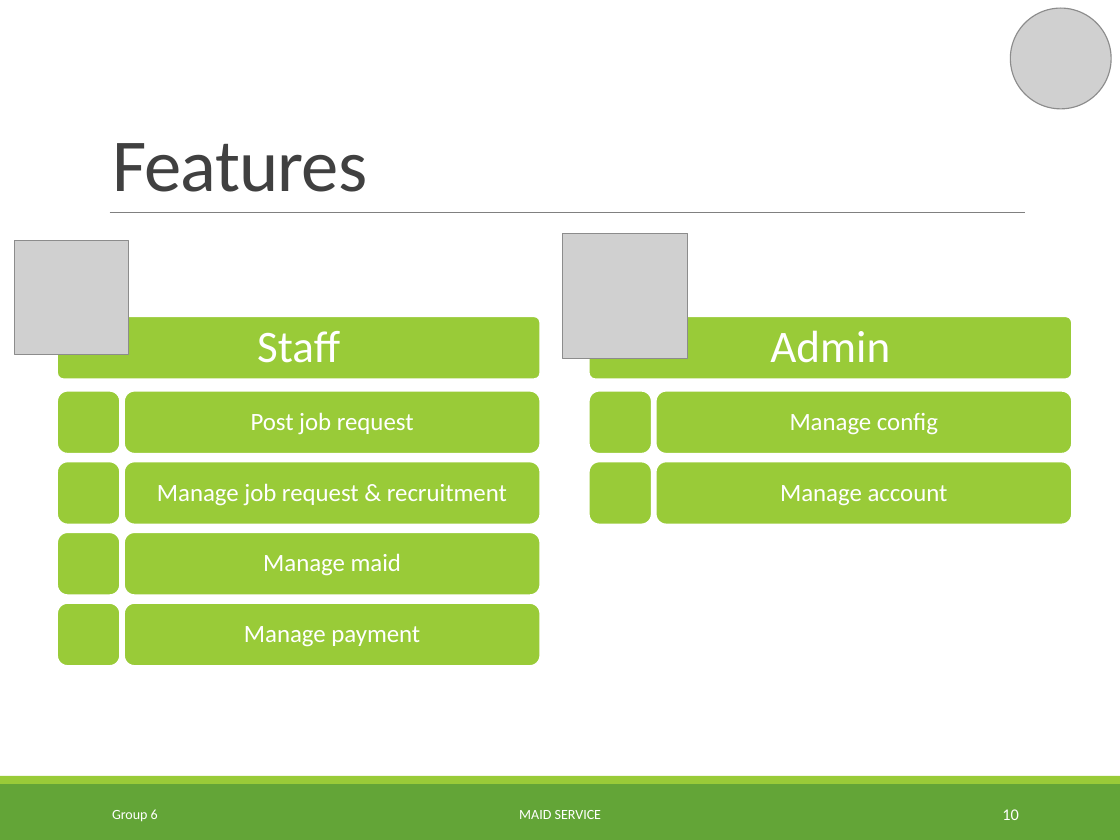
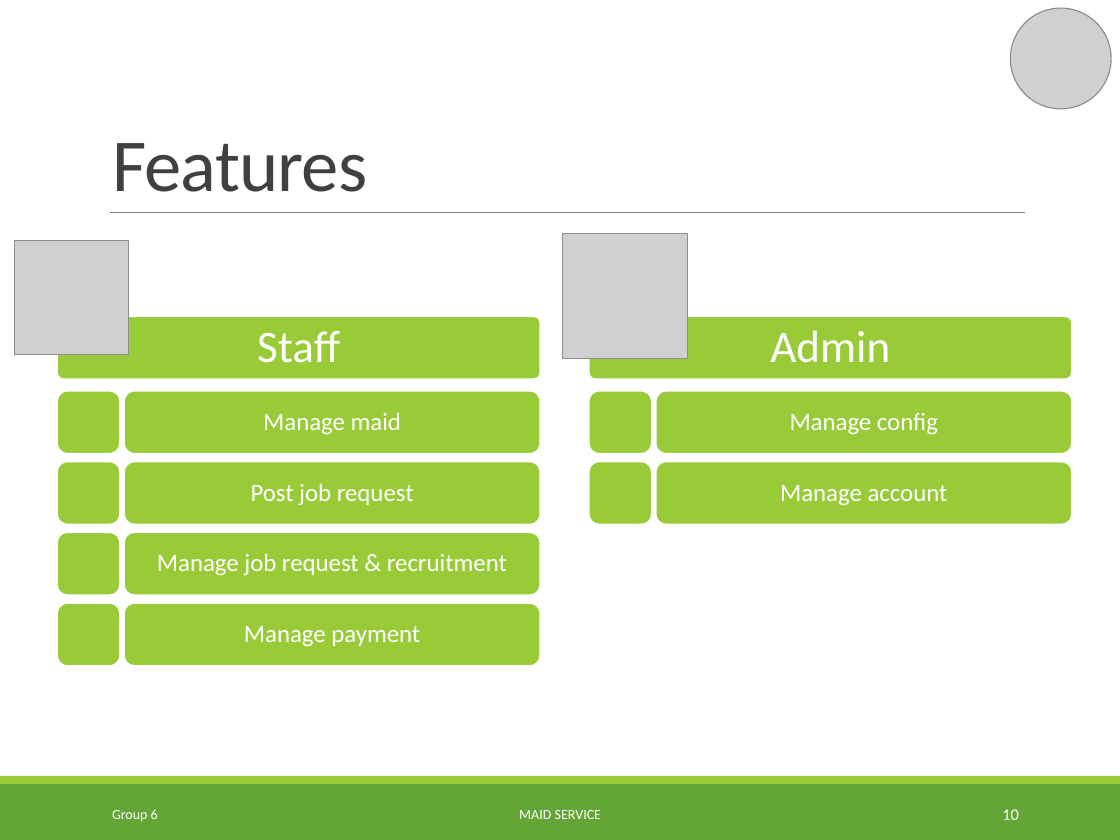
Before and after one commit to TuanBT/ms-website, a slide deck: slide 10 of Presentation/MS_Slide.pptx. Drawn at 1120x840 pixels with LibreOffice and Linux fonts; fonts in the diff are those of the drawing; grey boxes stand for pictures. Boxes give left, top, right and bottom in pixels: in the first picture for what was removed or moved away, otherwise in the second. Text is boxed around its words. In the diff, an @@ line names an element or a change of style, - is before the commit and + after.

```diff
--- a/Presentation/MS_Slide.pptx
+++ b/Presentation/MS_Slide.pptx
@@ text "Manage maid" moved from (x1=263, y1=553, x2=401, y2=576) to (x1=263, y1=412, x2=401, y2=435) @@
@@ text "Post job request" moved from (x1=251, y1=412, x2=414, y2=435) to (x1=251, y1=483, x2=414, y2=506) @@
@@ text "Manage job request & recruitment" moved from (x1=157, y1=483, x2=507, y2=506) to (x1=157, y1=553, x2=507, y2=576) @@
```
Also in this commit, not shown: 16 other slides changed, 2 slides added, 6 slides removed.
